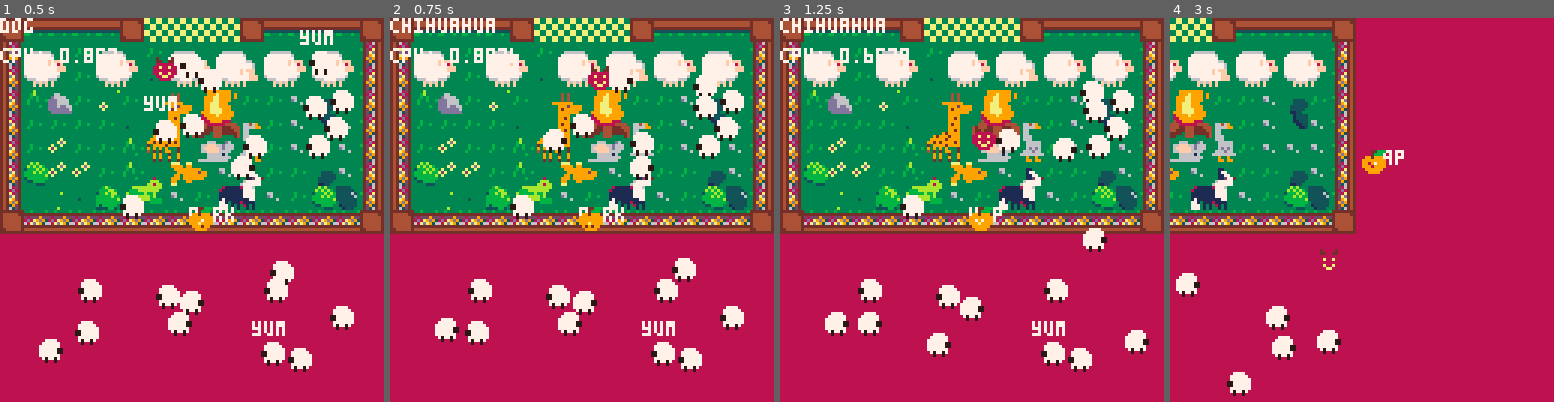
Above: before the commit, frames 1-4 (left to right).
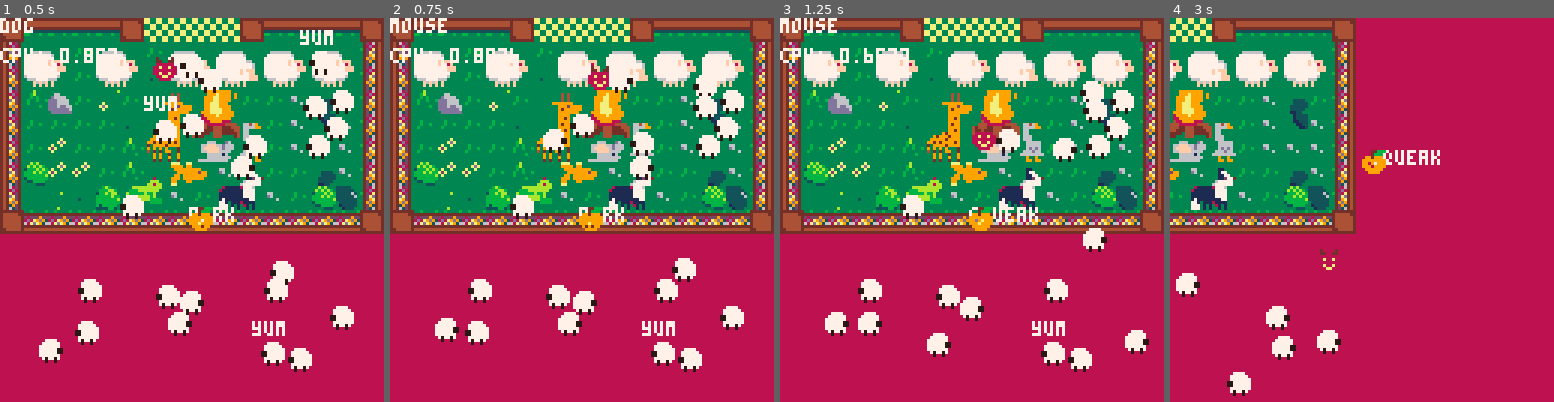
Above: after the commit, the same moments.

Repository: kitasuna/sheepdoggin
Game: PICO-8 cartridge sheepdoggin.p8
Two runs of this game, one before a commit and one after it. Both use one fixed random seed, a clock stepped at 60 frames per second and the inputs below.
Inputs:
- Up to frame 1 (0.5 s): tap X (X key) at 0.33 s
- Up to frame 2 (0.75 s): tap O (Z key) at 0.7 s
- Up to frame 3 (1.25 s): tap X (X key) at 1.07 s
- Up to frame 4 (3 s): hold Right 1.6-2.1 s; tap O (Z key) every 0.4 s from 1.7 to 2.9 s; tap X (X key) at 1.85, 2.97 s; hold Up 2.15-2.42 s; hold Right from 2.47 s (still down)

Frame 1 is identical in both runs. In frame 2, 0.5% of the frame differs, in the area x 0-28%, y 0-4%; in frame 3, 0.8%, in the area x 0-68%, y 0-54%; in frame 4, 0.3%.

Commit message:
chihuahua to mouse

Diff:
--- a/player.lua
+++ b/player.lua
@@ -41,8 +41,8 @@
             end
             if btnp(4) then
                 if self.mask == "dog" then
-                    self.mask = "chihuahua"
-                elseif self.mask == "chihuahua" then
+                    self.mask = "mouse"
+                elseif self.mask == "mouse" then
                     self.mask = "duck"
                 elseif self.mask == "duck" then
                     self.mask = "fish"
@@ -89,7 +89,7 @@
                 self.text = "bark"
                 self.sound = 2
             end
-            if self.mask == "chihuahua" then
+            if self.mask == "mouse" then
                 self.acc = 0.5
                 self.max_dx = 2
                 self.max_dy = 2
@@ -97,7 +97,7 @@
                 self.sprite = 130
                 self.friction = 0.85
                 self.flop = 0
-                self.text = "yap"
+                self.text = "squeak"
                 self.sound = 1
             end
             if self.mask == "duck" then
